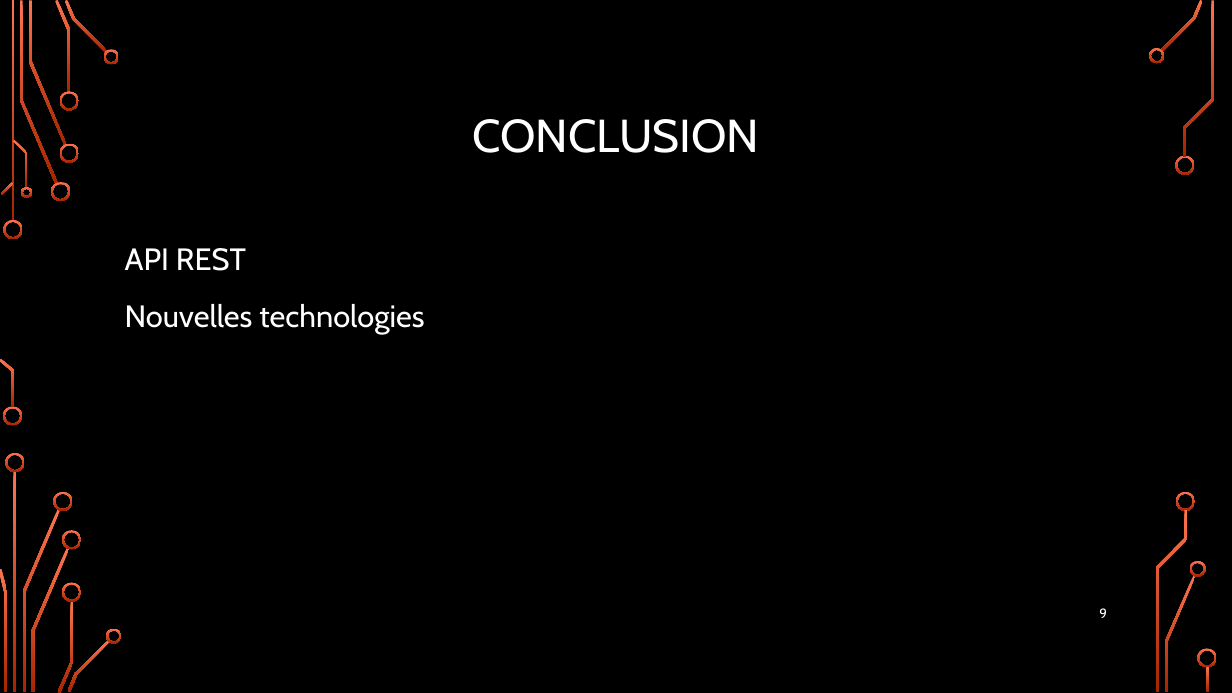
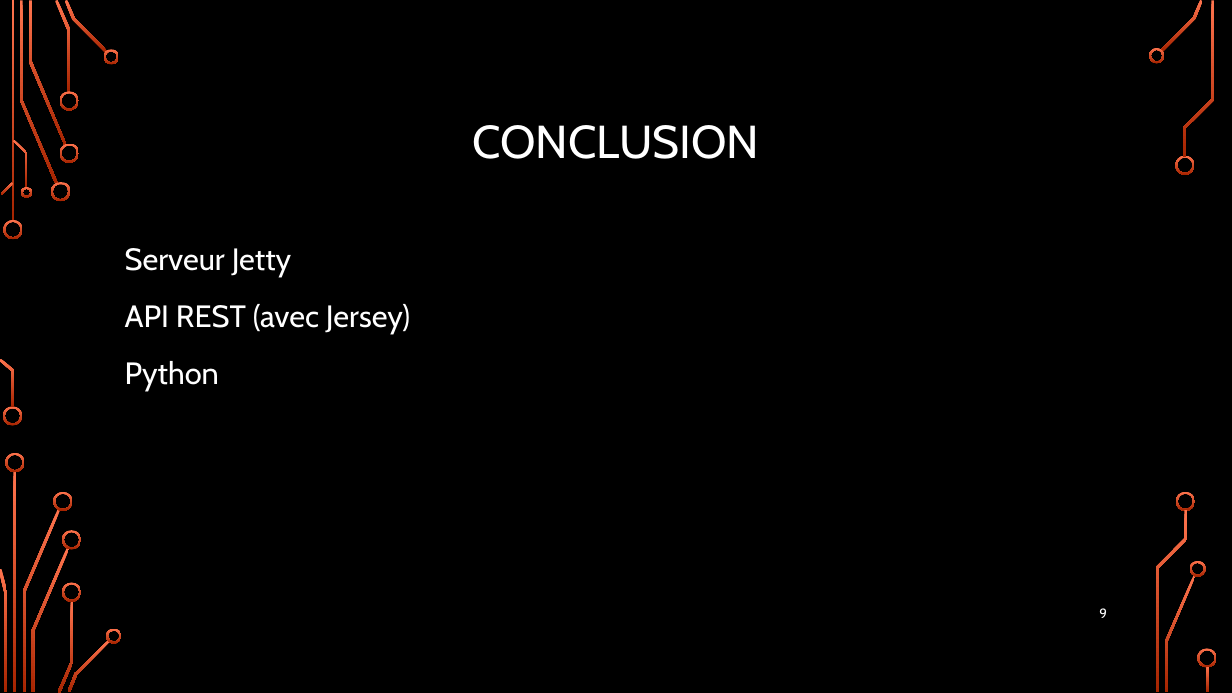
Before and after one commit to zipang29/gopiwan, a slide deck: slide 9 of Documents/diaporama_soutenance.pptx. Drawn at 1232x693 pixels with LibreOffice and Linux fonts; fonts in the diff are those of the drawing; background and template pictures are left out. Boxes give left, top, right and bottom in pixels: in the first picture for what was removed or moved away, otherwise in the second. Text is boxed around its words. In the diff, an @@ line names an element or a change of style, - is before the commit and + after.

```diff
--- a/Documents/diaporama_soutenance.pptx
+++ b/Documents/diaporama_soutenance.pptx
@@ title "CONCLUSION": place and size @@
-title "CONCLUSION" at (472,119,759,153)
+title "CONCLUSION" at (472,125,759,159)
@@ text at (125,248,410,391): text changed @@
-API REST
-Nouvelles technologies
+Serveur Jetty
+API REST (avec Jersey)
+Python
```
Also in this commit, not shown: 3 other slides changed.
